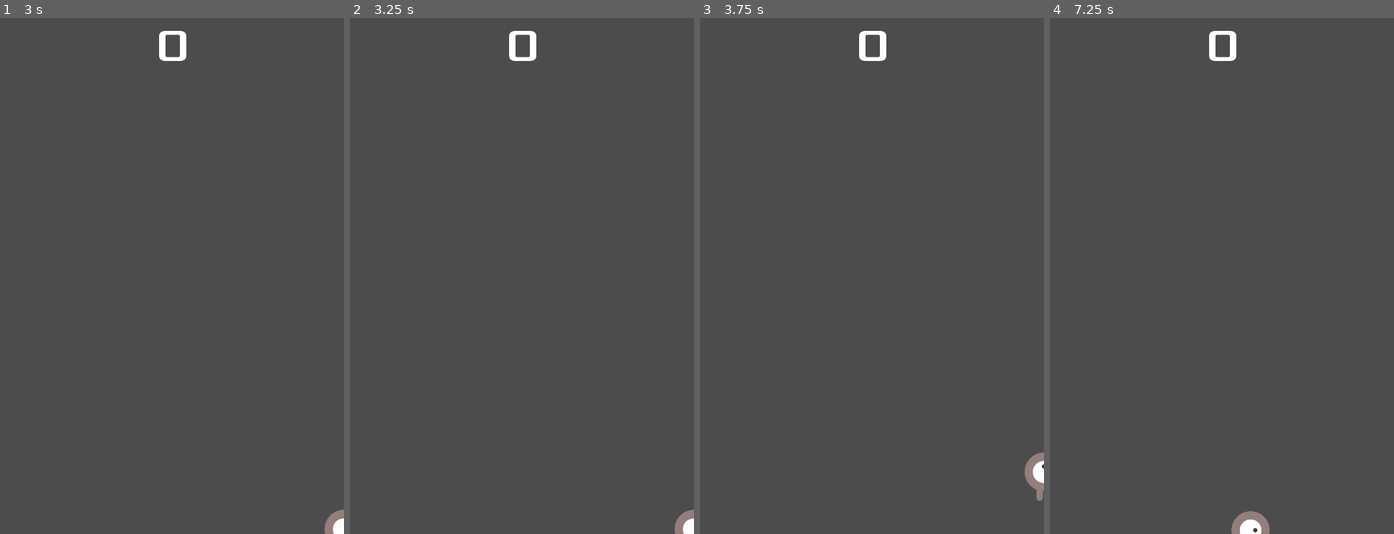
Above: before the commit, frames 1-4 (left to right).
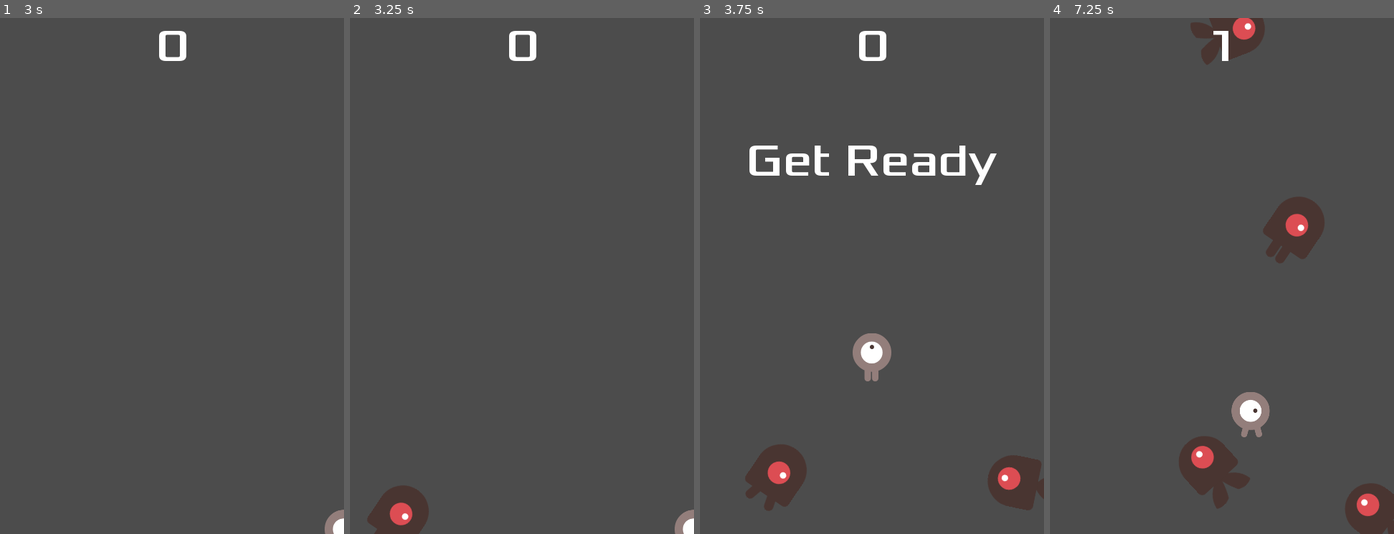
Above: after the commit, the same moments.

Repository: fazebenjamin1/DodgeTheCreeps
Game: Godot game, scene res://Main.tscn
The game is run twice, just before and just after one commit, with the same random seed, the same clock (stepped at 60 frames per second) and the same inputs.
Inputs:
- Up to frame 1 (3 s): click "Start" at 0.5 s; tap Enter at 1.25 s; hold Right (move_right) 1.28-2.03 s; hold Down (move_down) 2.03-2.78 s; hold Right (move_right) from 2.78 s (still down)
- Up to frame 2 (3.25 s): keep holding Right (move_right)
- Up to frame 3 (3.75 s): release Right (move_right) at 3.53 s; hold Up (move_up) from 3.53 s (still down)
- Up to frame 4 (7.25 s): release Up (move_up) at 4.28 s; hold Left (move_left) 4.28-5.78 s; hold Down (move_down) 5.78-6.53 s; hold Right (move_right) from 6.53 s (still down)

Frame 1 is identical in both runs. In frame 2, 1.3% of the frame differs, in the area x 5-23%, y 90-100%; in frame 3, 5.4%; in frame 4, 6.7%, in the area x 37-100%, y 0-100%.

Commit message:
Joc Jugable V2

Diff:
--- a/Main.gd
+++ b/Main.gd
@@ -28,9 +28,18 @@
 func game_over():
 	$ScoreTimer.stop()
 	$MobTimer.stop()
+	get_tree().call_group("mobs", "queue_free")
 func new_game():
 	score = 0
 	$Player.start($StartPosition.position)
 	$StartTimer.start()
 	$HUD.update_score(score)
 	$HUD.show_message("Get Ready")
+
+func _on_ScoreTimer_timeout():
+	score += 1
+	$HUD.update_score(score)
+
+func _on_StartTimer_timeout():
+	$MobTimer.start()
+	$ScoreTimer.start()
--- a/Main.tscn
+++ b/Main.tscn
@@ -26,10 +26,10 @@
 [node name="StartPosition" type="Position2D" parent="."]
 position = Vector2( 240, 540 )
 
-[node name="Path2D" type="Path2D" parent="."]
+[node name="MobPath" type="Path2D" parent="."]
 curve = SubResource( 1 )
 
-[node name="MobSpawnLocation" type="PathFollow2D" parent="Path2D"]
+[node name="MobSpawnLocation" type="PathFollow2D" parent="MobPath"]
 
 [node name="Player" parent="." instance=ExtResource( 3 )]
 
--- a/Player.gd
+++ b/Player.gd
@@ -47,11 +47,3 @@
 
 func _on_Player_hit():
 	pass # Replace with function body.
-
-func _on_ScoreTimer_timeout():
-	score += 1
-	$HUD.update_score(score)
-
-func _on_StartTimer_timeout():
-	$MobTimer.start()
-	$ScoreTimer.start()
